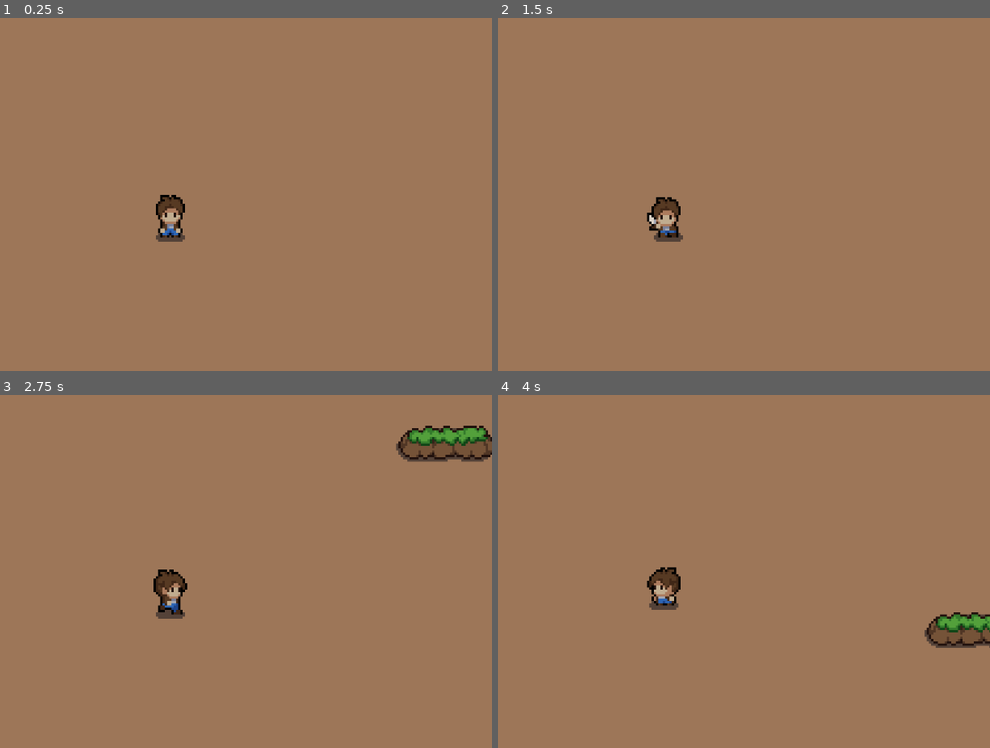
Above: before the commit, frames 1-4 (two rows, left to right).
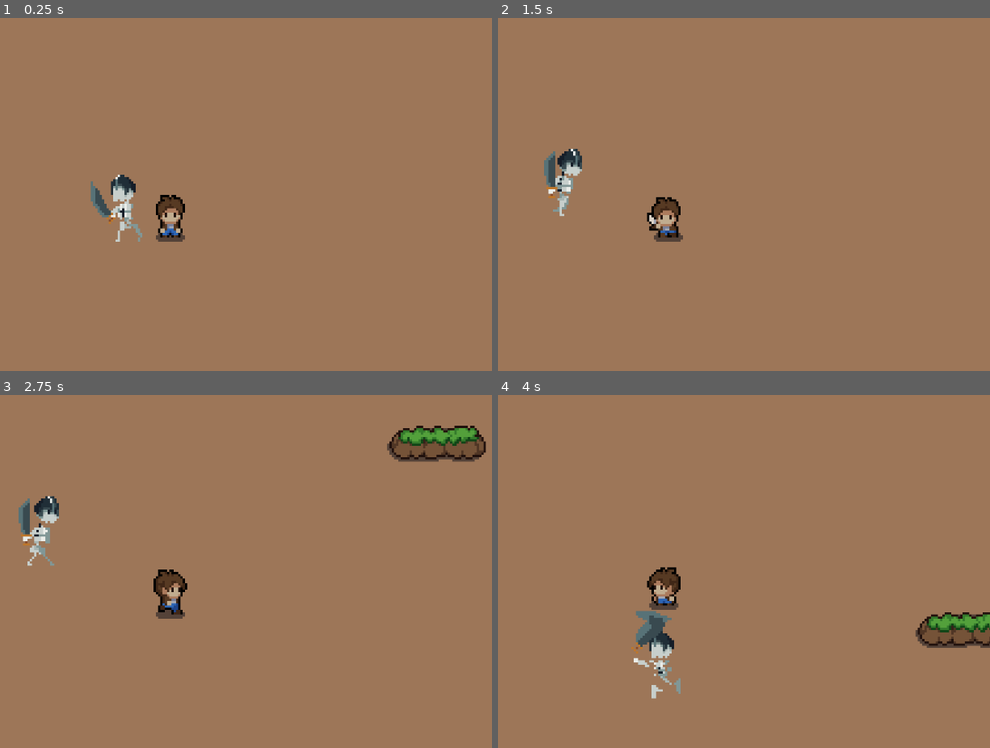
Above: after the commit, the same moments.

Repository: ManuEspinoza/mystic-woods
Game: Godot game, scene res://Scenes/game.tscn
Same seed, same stepped clock (60 frames per second), same inputs: the game is played once before the commit and once after it.
Inputs:
- Up to frame 1 (0.25 s): no input
- Up to frame 2 (1.5 s): hold Right (right) 0.53-1.28 s; tap Space (attack) at 0.6, 1.35 s; hold S (down) from 1.28 s (still down)
- Up to frame 3 (2.75 s): release S (down) at 2.03 s; hold Right (right) from 2.03 s (still down); tap Space (attack) at 2.1 s
- Up to frame 4 (4 s): release Right (right) at 2.78 s; hold Up (up) 2.78-3.53 s; tap Space (attack) at 2.85, 3.6 s; hold A (left) from 3.53 s (still down)

The runs differ from the first frame. In frame 1, 0.8% of the frame differs, in the area x 18-29%, y 44-64%; in frame 2, 0.8%; in frame 3, 2.0%, in the area x 3-100%, y 8-49%; in frame 4, 1.8%.

Commit message:
creating HealthComponent, HurtboxComponent and warior enemy [not done]

Diff:
--- a/Scenes/game.tscn
+++ b/Scenes/game.tscn
@@ -6,7 +6,8 @@
 [ext_resource type="Texture2D" uid="uid://4hemha48sxav" path="res://Assets/tilesets/plains.png" id="3_lmgh4"]
 [ext_resource type="PackedScene" uid="uid://2n6hded5sdl8" path="res://Scenes/spawner.tscn" id="5_aiiui"]
 [ext_resource type="PackedScene" uid="uid://7audpf70ehds" path="res://Scenes/player.tscn" id="6_ibyl7"]
-[ext_resource type="PackedScene" uid="uid://d3oyswwgetfd" path="res://Scenes/healer.tscn" id="7_n5yc8"]
+[ext_resource type="PackedScene" uid="uid://dy5ud8f1u735x" path="res://Scenes/healer.tscn" id="7_n5yc8"]
+[ext_resource type="PackedScene" uid="uid://canfikl3ep1yk" path="res://Scenes/warior.tscn" id="7_p378s"]
 
 [sub_resource type="TileSetAtlasSource" id="TileSetAtlasSource_ev0fp"]
 texture = ExtResource("1_gcpcb")
@@ -335,6 +336,8 @@
 
 [node name="Timer" type="Timer" parent="."]
 
+[node name="Warior" parent="." instance=ExtResource("7_p378s")]
+
 [node name="Healer" parent="." instance=ExtResource("7_n5yc8")]
 position = Vector2(-467, 94)
 
--- /dev/null
+++ b/Scenes/health_component.tscn
@@ -0,0 +1,6 @@
+[gd_scene load_steps=2 format=3 uid="uid://c3e26up8ki4qn"]
+
+[ext_resource type="Script" path="res://Scripts/healthComponent.gd" id="1_5kd3l"]
+
+[node name="HealthComponent" type="Node"]
+script = ExtResource("1_5kd3l")
--- /dev/null
+++ b/Scenes/hurtbox_component.tscn
@@ -0,0 +1,8 @@
+[gd_scene load_steps=2 format=3 uid="uid://deu3y82ribk71"]
+
+[ext_resource type="Script" path="res://Scripts/hurtboxComponent.gd" id="1_1iokn"]
+
+[node name="HurtboxComponent" type="Area2D"]
+script = ExtResource("1_1iokn")
+
+[connection signal="area_entered" from="." to="." method="_on_area_entered"]
--- a/Scenes/slime.tscn
+++ b/Scenes/slime.tscn
@@ -163,7 +163,7 @@
 
 [node name="AnimatedSprite2D" type="AnimatedSprite2D" parent="."]
 sprite_frames = SubResource("SpriteFrames_kaoax")
-animation = &"recoil"
+animation = &"move"
 autoplay = "move"
 
 [node name="CollisionShape2D" type="CollisionShape2D" parent="."]
--- /dev/null
+++ b/Scenes/warior.tscn
@@ -0,0 +1,384 @@
+[gd_scene load_steps=53 format=3 uid="uid://canfikl3ep1yk"]
+
+[ext_resource type="PackedScene" uid="uid://c3e26up8ki4qn" path="res://Scenes/health_component.tscn" id="1_a4q1m"]
+[ext_resource type="Script" path="res://Scripts/warior.gd" id="1_e85uw"]
+[ext_resource type="PackedScene" uid="uid://deu3y82ribk71" path="res://Scenes/hurtbox_component.tscn" id="2_tybdw"]
+[ext_resource type="Texture2D" uid="uid://cx4rdo7a2qd54" path="res://Assets/characters/Skeleton Warrior.png" id="3_l71se"]
+
+[sub_resource type="RectangleShape2D" id="RectangleShape2D_8jsp6"]
+size = Vector2(10, 29)
+
+[sub_resource type="RectangleShape2D" id="RectangleShape2D_1asgy"]
+size = Vector2(11, 29)
+
+[sub_resource type="AtlasTexture" id="AtlasTexture_ynl2c"]
+atlas = ExtResource("3_l71se")
+region = Rect2(0, 48, 48, 48)
+
+[sub_resource type="AtlasTexture" id="AtlasTexture_ax04q"]
+atlas = ExtResource("3_l71se")
+region = Rect2(48, 48, 48, 48)
+
+[sub_resource type="AtlasTexture" id="AtlasTexture_d8ijj"]
+atlas = ExtResource("3_l71se")
+region = Rect2(96, 48, 48, 48)
+
+[sub_resource type="AtlasTexture" id="AtlasTexture_yf11s"]
+atlas = ExtResource("3_l71se")
+region = Rect2(144, 48, 48, 48)
+
+[sub_resource type="AtlasTexture" id="AtlasTexture_ne5i2"]
+atlas = ExtResource("3_l71se")
+region = Rect2(192, 48, 48, 48)
+
+[sub_resource type="AtlasTexture" id="AtlasTexture_vsqg3"]
+atlas = ExtResource("3_l71se")
+region = Rect2(240, 48, 48, 48)
+
+[sub_resource type="AtlasTexture" id="AtlasTexture_54x4h"]
+atlas = ExtResource("3_l71se")
+region = Rect2(288, 48, 48, 48)
+
+[sub_resource type="AtlasTexture" id="AtlasTexture_wnuv4"]
+atlas = ExtResource("3_l71se")
+region = Rect2(336, 48, 48, 48)
+
+[sub_resource type="AtlasTexture" id="AtlasTexture_pe63f"]
+atlas = ExtResource("3_l71se")
+region = Rect2(384, 48, 48, 48)
+
+[sub_resource type="AtlasTexture" id="AtlasTexture_sjev6"]
+atlas = ExtResource("3_l71se")
+region = Rect2(432, 48, 48, 48)
+
+[sub_resource type="AtlasTexture" id="AtlasTexture_cijx3"]
+atlas = ExtResource("3_l71se")
+region = Rect2(480, 48, 48, 48)
+
+[sub_resource type="AtlasTexture" id="AtlasTexture_t15wr"]
+atlas = ExtResource("3_l71se")
+region = Rect2(528, 48, 48, 48)
+
+[sub_resource type="AtlasTexture" id="AtlasTexture_ejtqj"]
+atlas = ExtResource("3_l71se")
+region = Rect2(576, 48, 48, 48)
+
+[sub_resource type="AtlasTexture" id="AtlasTexture_d8dgo"]
+atlas = ExtResource("3_l71se")
+region = Rect2(0, 192, 48, 48)
+
+[sub_resource type="AtlasTexture" id="AtlasTexture_v6k6y"]
+atlas = ExtResource("3_l71se")
+region = Rect2(48, 192, 48, 48)
+
+[sub_resource type="AtlasTexture" id="AtlasTexture_hnejp"]
+atlas = ExtResource("3_l71se")
+region = Rect2(96, 192, 48, 48)
+
+[sub_resource type="AtlasTexture" id="AtlasTexture_h1e8q"]
+atlas = ExtResource("3_l71se")
+region = Rect2(144, 192, 48, 48)
+
+[sub_resource type="AtlasTexture" id="AtlasTexture_gglk8"]
+atlas = ExtResource("3_l71se")
+region = Rect2(192, 192, 48, 48)
+
+[sub_resource type="AtlasTexture" id="AtlasTexture_h3qa3"]
+atlas = ExtResource("3_l71se")
+region = Rect2(240, 192, 48, 48)
+
+[sub_resource type="AtlasTexture" id="AtlasTexture_at5br"]
+atlas = ExtResource("3_l71se")
+region = Rect2(288, 192, 48, 48)
+
+[sub_resource type="AtlasTexture" id="AtlasTexture_krycx"]
+atlas = ExtResource("3_l71se")
+region = Rect2(336, 192, 48, 48)
+
+[sub_resource type="AtlasTexture" id="AtlasTexture_fprdq"]
+atlas = ExtResource("3_l71se")
+region = Rect2(384, 192, 48, 48)
+
+[sub_resource type="AtlasTexture" id="AtlasTexture_hxemf"]
+atlas = ExtResource("3_l71se")
+region = Rect2(432, 192, 48, 48)
+
+[sub_resource type="AtlasTexture" id="AtlasTexture_jhinp"]
+atlas = ExtResource("3_l71se")
+region = Rect2(480, 192, 48, 48)
+
+[sub_resource type="AtlasTexture" id="AtlasTexture_otv20"]
+atlas = ExtResource("3_l71se")
+region = Rect2(528, 192, 48, 48)
+
+[sub_resource type="AtlasTexture" id="AtlasTexture_dg4u2"]
+atlas = ExtResource("3_l71se")
+region = Rect2(576, 192, 48, 48)
+
+[sub_resource type="AtlasTexture" id="AtlasTexture_u4ykt"]
+atlas = ExtResource("3_l71se")
+region = Rect2(0, 0, 48, 48)
+
+[sub_resource type="AtlasTexture" id="AtlasTexture_ht0pm"]
+atlas = ExtResource("3_l71se")
+region = Rect2(48, 0, 48, 48)
+
+[sub_resource type="AtlasTexture" id="AtlasTexture_l4vh4"]
+atlas = ExtResource("3_l71se")
+region = Rect2(96, 0, 48, 48)
+
+[sub_resource type="AtlasTexture" id="AtlasTexture_hywch"]
+atlas = ExtResource("3_l71se")
+region = Rect2(144, 0, 48, 48)
+
+[sub_resource type="AtlasTexture" id="AtlasTexture_ta4vo"]
+atlas = ExtResource("3_l71se")
+region = Rect2(192, 0, 48, 48)
+
+[sub_resource type="AtlasTexture" id="AtlasTexture_psmmt"]
+atlas = ExtResource("3_l71se")
+region = Rect2(240, 0, 48, 48)
+
+[sub_resource type="AtlasTexture" id="AtlasTexture_m1gpx"]
+atlas = ExtResource("3_l71se")
+region = Rect2(288, 0, 48, 48)
+
+[sub_resource type="AtlasTexture" id="AtlasTexture_khwlm"]
+atlas = ExtResource("3_l71se")
+region = Rect2(336, 0, 48, 48)
+
+[sub_resource type="AtlasTexture" id="AtlasTexture_eghpv"]
+atlas = ExtResource("3_l71se")
+region = Rect2(0, 144, 48, 48)
+
+[sub_resource type="AtlasTexture" id="AtlasTexture_f533f"]
+atlas = ExtResource("3_l71se")
+region = Rect2(48, 144, 48, 48)
+
+[sub_resource type="AtlasTexture" id="AtlasTexture_eiann"]
+atlas = ExtResource("3_l71se")
+region = Rect2(96, 144, 48, 48)
+
+[sub_resource type="AtlasTexture" id="AtlasTexture_awrke"]
+atlas = ExtResource("3_l71se")
+region = Rect2(144, 144, 48, 48)
+
+[sub_resource type="AtlasTexture" id="AtlasTexture_d3eqk"]
+atlas = ExtResource("3_l71se")
+region = Rect2(192, 144, 48, 48)
+
+[sub_resource type="AtlasTexture" id="AtlasTexture_vthck"]
+atlas = ExtResource("3_l71se")
+region = Rect2(0, 96, 48, 48)
+
+[sub_resource type="AtlasTexture" id="AtlasTexture_67u8w"]
+atlas = ExtResource("3_l71se")
+region = Rect2(48, 96, 48, 48)
+
+[sub_resource type="AtlasTexture" id="AtlasTexture_vtbx1"]
+atlas = ExtResource("3_l71se")
+region = Rect2(96, 96, 48, 48)
+
+[sub_resource type="AtlasTexture" id="AtlasTexture_v2p52"]
+atlas = ExtResource("3_l71se")
+region = Rect2(144, 96, 48, 48)
+
+[sub_resource type="AtlasTexture" id="AtlasTexture_uqdmp"]
+atlas = ExtResource("3_l71se")
+region = Rect2(192, 96, 48, 48)
+
+[sub_resource type="AtlasTexture" id="AtlasTexture_mwu6c"]
+atlas = ExtResource("3_l71se")
+region = Rect2(240, 96, 48, 48)
+
+[sub_resource type="SpriteFrames" id="SpriteFrames_bu5xa"]
+animations = [{
+"frames": [{
+"duration": 1.0,
+"texture": SubResource("AtlasTexture_ynl2c")
+}, {
+"duration": 1.0,
+"texture": SubResource("AtlasTexture_ax04q")
+}, {
+"duration": 1.0,
+"texture": SubResource("AtlasTexture_d8ijj")
+}, {
+"duration": 1.0,
+"texture": SubResource("AtlasTexture_yf11s")
+}, {
+"duration": 1.0,
+"texture": SubResource("AtlasTexture_ne5i2")
+}, {
+"duration": 1.0,
+"texture": SubResource("AtlasTexture_vsqg3")
+}, {
+"duration": 1.0,
+"texture": SubResource("AtlasTexture_54x4h")
+}, {
+"duration": 1.0,
+"texture": SubResource("AtlasTexture_wnuv4")
+}, {
+"duration": 1.0,
+"texture": SubResource("AtlasTexture_pe63f")
+}, {
+"duration": 1.0,
+"texture": SubResource("AtlasTexture_sjev6")
+}, {
+"duration": 1.0,
+"texture": SubResource("AtlasTexture_cijx3")
+}, {
+"duration": 1.0,
+"texture": SubResource("AtlasTexture_t15wr")
+}, {
+"duration": 1.0,
+"texture": SubResource("AtlasTexture_ejtqj")
+}],
+"loop": false,
+"name": &"attack",
+"speed": 10.0
+}, {
+"frames": [{
+"duration": 1.0,
+"texture": SubResource("AtlasTexture_d8dgo")
+}, {
+"duration": 1.0,
+"texture": SubResource("AtlasTexture_v6k6y")
+}, {
+"duration": 1.0,
+"texture": SubResource("AtlasTexture_hnejp")
+}, {
+"duration": 1.0,
+"texture": SubResource("AtlasTexture_h1e8q")
+}, {
+"duration": 1.0,
+"texture": SubResource("AtlasTexture_gglk8")
+}, {
+"duration": 1.0,
+"texture": SubResource("AtlasTexture_h3qa3")
+}, {
+"duration": 1.0,
+"texture": SubResource("AtlasTexture_at5br")
+}, {
+"duration": 1.0,
+"texture": SubResource("AtlasTexture_krycx")
+}, {
+"duration": 1.0,
+"texture": SubResource("AtlasTexture_fprdq")
+}, {
+"duration": 1.0,
+"texture": SubResource("AtlasTexture_hxemf")
+}, {
+"duration": 1.0,
+"texture": SubResource("AtlasTexture_jhinp")
+}, {
+"duration": 1.0,
+"texture": SubResource("AtlasTexture_otv20")
+}, {
+"duration": 1.0,
+"texture": SubResource("AtlasTexture_dg4u2")
+}],
+"loop": false,
+"name": &"dead",
+"speed": 10.0
+}, {
+"frames": [{
+"duration": 1.0,
+"texture": SubResource("AtlasTexture_u4ykt")
+}, {
+"duration": 1.0,
+"texture": SubResource("AtlasTexture_ht0pm")
+}, {
+"duration": 1.0,
+"texture": SubResource("AtlasTexture_l4vh4")
+}, {
+"duration": 1.0,
+"texture": SubResource("AtlasTexture_hywch")
+}, {
+"duration": 1.0,
+"texture": SubResource("AtlasTexture_ta4vo")
+}, {
+"duration": 1.0,
+"texture": SubResource("AtlasTexture_psmmt")
+}, {
+"duration": 1.0,
+"texture": SubResource("AtlasTexture_m1gpx")
+}, {
+"duration": 1.0,
+"texture": SubResource("AtlasTexture_khwlm")
+}],
+"loop": true,
+"name": &"idle",
+"speed": 10.0
+}, {
+"frames": [{
+"duration": 1.0,
+"texture": SubResource("AtlasTexture_eghpv")
+}, {
+"duration": 1.0,
+"texture": SubResource("AtlasTexture_f533f")
+}, {
+"duration": 1.0,
+"texture": SubResource("AtlasTexture_eiann")
+}, {
+"duration": 1.0,
+"texture": SubResource("AtlasTexture_awrke")
+}, {
+"duration": 1.0,
+"texture": SubResource("AtlasTexture_d3eqk")
+}],
+"loop": false,
+"name": &"knockback",
+"speed": 10.0
+}, {
+"frames": [{
+"duration": 1.0,
+"texture": SubResource("AtlasTexture_vthck")
+}, {
+"duration": 1.0,
+"texture": SubResource("AtlasTexture_67u8w")
+}, {
+"duration": 1.0,
+"texture": SubResource("AtlasTexture_vtbx1")
+}, {
+"duration": 1.0,
+"texture": SubResource("AtlasTexture_v2p52")
+}, {
+"duration": 1.0,
+"texture": SubResource("AtlasTexture_uqdmp")
+}, {
+"duration": 1.0,
+"texture": SubResource("AtlasTexture_mwu6c")
+}],
+"loop": true,
+"name": &"walk",
+"speed": 10.0
+}]
+
+[node name="Warior" type="CharacterBody2D" node_paths=PackedStringArray("animated_sprite", "health_component")]
+script = ExtResource("1_e85uw")
+animated_sprite = NodePath("AnimatedSprite2D")
+health_component = NodePath("HealthComponent")
+
+[node name="HealthComponent" parent="." instance=ExtResource("1_a4q1m")]
+max_health = 30
+
+[node name="HurtboxComponent" parent="." node_paths=PackedStringArray("health_component") instance=ExtResource("2_tybdw")]
+health_component = NodePath("../HealthComponent")
+
+[node name="CollisionShape2D" type="CollisionShape2D" parent="HurtboxComponent"]
+position = Vector2(-5, 4.5)
+shape = SubResource("RectangleShape2D_8jsp6")
+
+[node name="CollisionShape2D" type="CollisionShape2D" parent="."]
+position = Vector2(-4.5, 4.5)
+shape = SubResource("RectangleShape2D_1asgy")
+
+[node name="AnimatedSprite2D" type="AnimatedSprite2D" parent="."]
+sprite_frames = SubResource("SpriteFrames_bu5xa")
+animation = &"walk"
+autoplay = "walk"
+frame_progress = 0.956625
+
+[connection signal="health_depleted" from="HealthComponent" to="." method="_on_health_component_health_depleted"]
+[connection signal="getting_hit" from="HurtboxComponent" to="." method="_on_hurtbox_component_getting_hit"]
+[connection signal="animation_finished" from="AnimatedSprite2D" to="." method="_on_animated_sprite_2d_animation_finished"]
--- /dev/null
+++ b/Scripts/enemy.gd
@@ -0,0 +1 @@
+extends Node
--- a/Scripts/healer.gd
+++ b/Scripts/healer.gd
@@ -1,4 +1,4 @@
-extends Area2D
+class_name Healer extends Area2D
 
 const HEALTH_UP = 20
 
--- /dev/null
+++ b/Scripts/healthComponent.gd
@@ -0,0 +1,17 @@
+class_name HealthComponent extends Node
+#Signals
+signal health_depleted
+
+#Properties
+@export var max_health: int = 100
+var current_health: int
+
+func _init():
+	current_health = max_health
+#Functions
+func take_damage(damage):
+	print("before", current_health)
+	current_health -= damage
+	print("after", current_health)
+	if current_health <= 0:
+		health_depleted.emit()
--- /dev/null
+++ b/Scripts/hurtboxComponent.gd
@@ -0,0 +1,18 @@
+class_name HurtboxComponent extends Area2D
+signal getting_hit
+@export var health_component: HealthComponent
+
+# Called when the node enters the scene tree for the first time.
+func _ready():
+	pass # Replace with function body.
+
+
+# Called every frame. 'delta' is the elapsed time since the previous frame.
+func _process(delta):
+	pass
+
+
+func _on_area_entered(area):
+	if area.is_in_group("Sword"):
+		health_component.take_damage(area.damage)
+		getting_hit.emit()
--- a/Scripts/slime.gd
+++ b/Scripts/slime.gd
@@ -4,18 +4,16 @@
 @onready var player = get_node("/root/Game/Player")
 @onready var animated_sprite = $AnimatedSprite2D
 
+enum {
+	WALK,
+	DEAD
+}
 const SPEED = 200.0
 const PROBABILITY = 5
 
 var healer_item := preload("res://Scenes/healer.tscn")
 var target_position
 var dead = false
-
-enum {
-	WALK,
-	DEAD
-}
-
 var damage = 10
 var health = 20
 var state = WALK
--- /dev/null
+++ b/Scripts/warior.gd
@@ -0,0 +1,46 @@
+class_name Warior extends CharacterBody2D
+@export var animated_sprite: AnimatedSprite2D
+@export var health_component: HealthComponent
+@onready var player = get_node("/root/Game/Player")
+enum {
+	WALK,
+	ATTACK,
+	KNOCKBACK,
+	DEAD
+}
+
+var healer_item := preload("res://Scenes/healer.tscn")
+var target_position
+var damage = 10
+var state = WALK
+
+func _physics_process(delta):
+	match state:
+		WALK:
+			move_state()
+		KNOCKBACK:
+			pass
+		DEAD:
+			animated_sprite.play("dead")
+
+func move_state():
+	var target_position
+	animated_sprite.play("walk")
+	target_position = (player.position - position).normalized()
+	move_and_collide(target_position * 2)
+
+func _on_health_component_health_depleted():
+	state = DEAD
+
+func _on_hurtbox_component_getting_hit():
+	if health_component.current_health > 0:
+		state = KNOCKBACK
+		animated_sprite.play("knockback")
+		target_position = (global_position - player.global_position).normalized()
+		move_and_collide(target_position * 2)
+
+func _on_animated_sprite_2d_animation_finished():
+	if animated_sprite.animation == "knockback":
+		state = WALK
+	if animated_sprite.animation == "dead":
+		queue_free()
Binary file added: Assets/characters/Skeleton Mage.png
Not shown, added: Assets/characters/Skeleton Mage.png.import
Binary file added: Assets/characters/Skeleton Warrior.png
Not shown, added: Assets/characters/Skeleton Warrior.png.import
Not shown: 1 places in Scenes/game.tscn that only renumber resources
Not shown: 1 places in Scenes/healer.tscn that only renumber resources
Not shown, removed: Scenes/pla911C.tmp
Not shown, removed: Scenes/plaBE1D.tmp
Not shown, removed: Scenes/plaD39D.tmp
Not shown, removed: Scenes/plaF7E9.tmp
